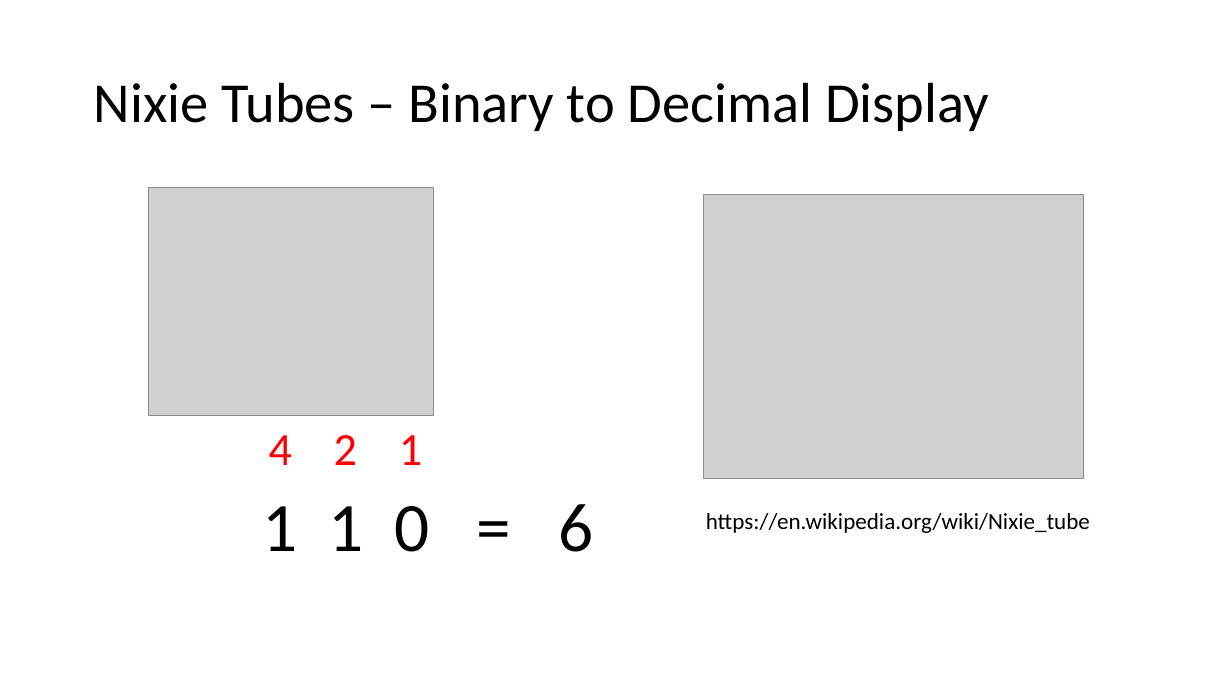
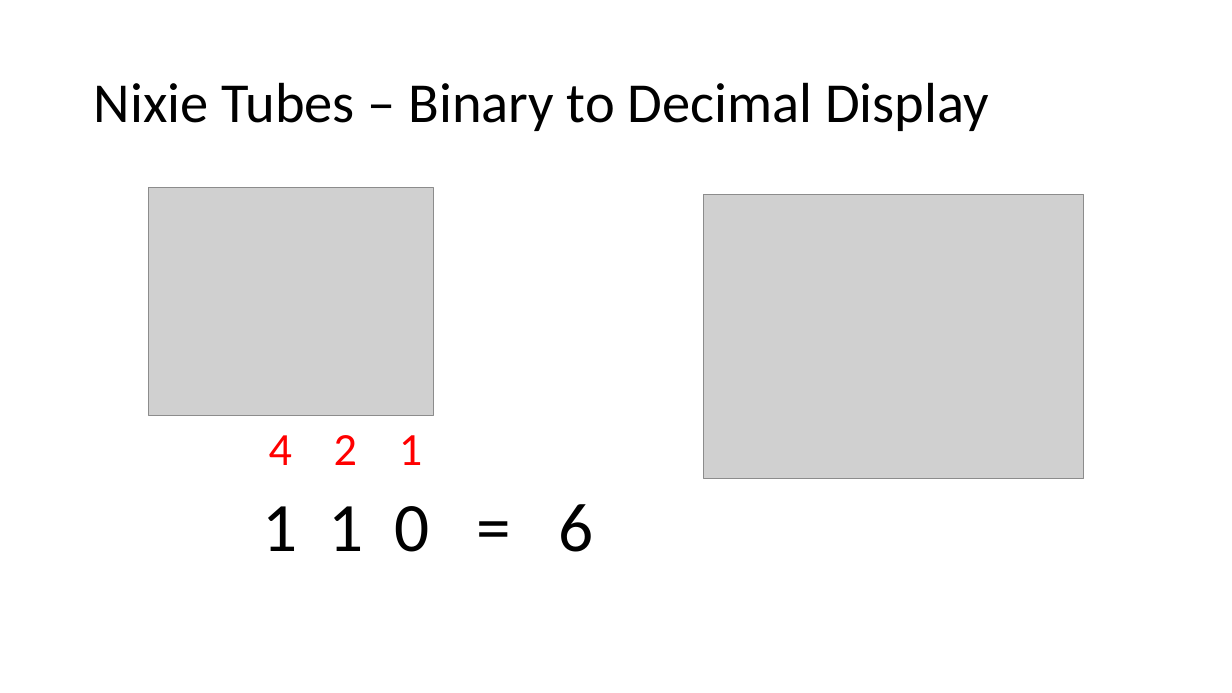
Before and after one commit to csev/ca4e, a slide deck: slide 15 of lectures/04-DigitalLogic.pptx. Drawn at 1232x693 pixels with LibreOffice and Linux fonts; fonts in the diff are those of the drawing; grey boxes stand for pictures. Boxes give left, top, right and bottom in pixels: in the first picture for what was removed or moved away, otherwise in the second. Text is boxed around its words. In the diff, an @@ line names an element or a change of style, - is before the commit and + after.

```diff
--- a/lectures/04-DigitalLogic.pptx
+++ b/lectures/04-DigitalLogic.pptx
@@ text removed at [706,513,1090,533] @@
-https://en.wikipedia.org/wiki/Nixie_tube
```
Also in this commit, not shown: 10 other slides changed, 2 other files.
